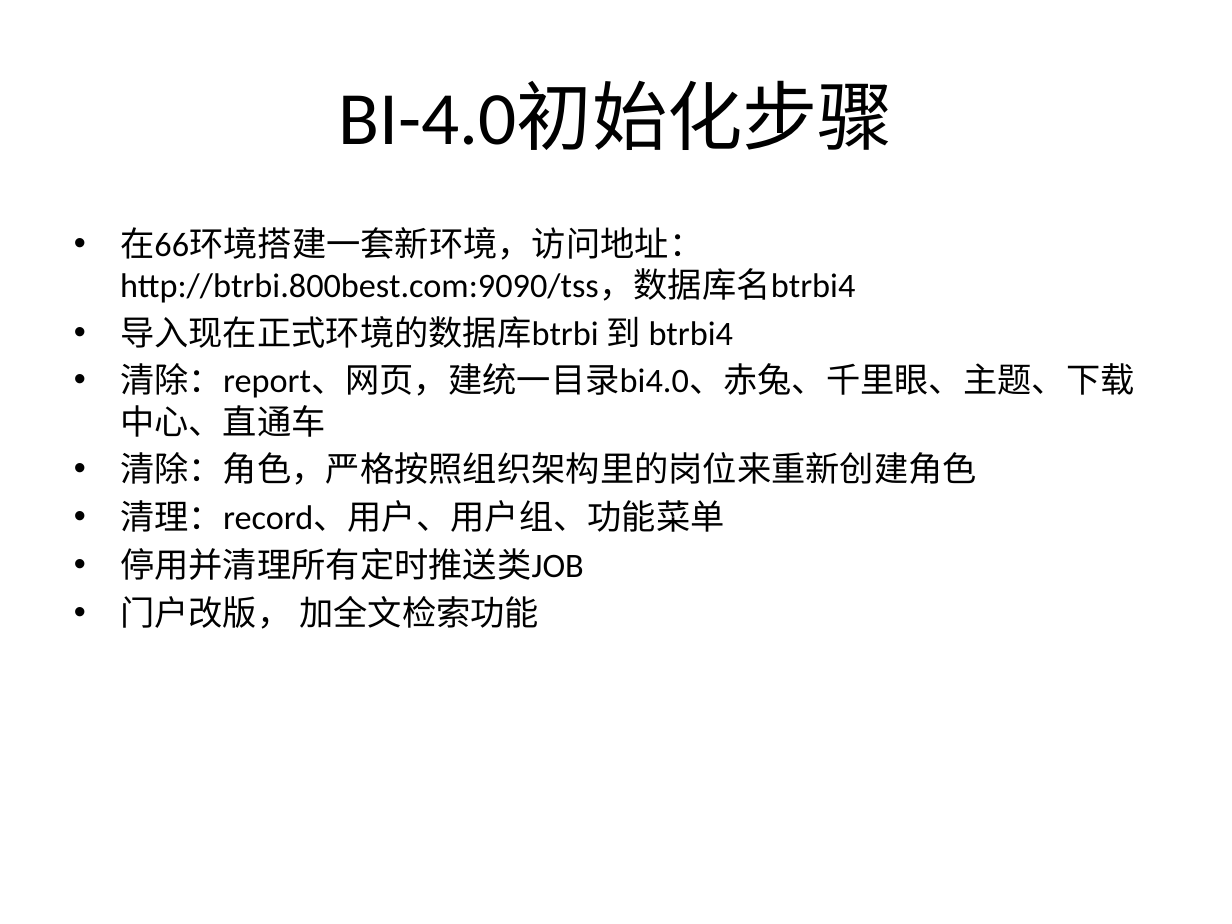
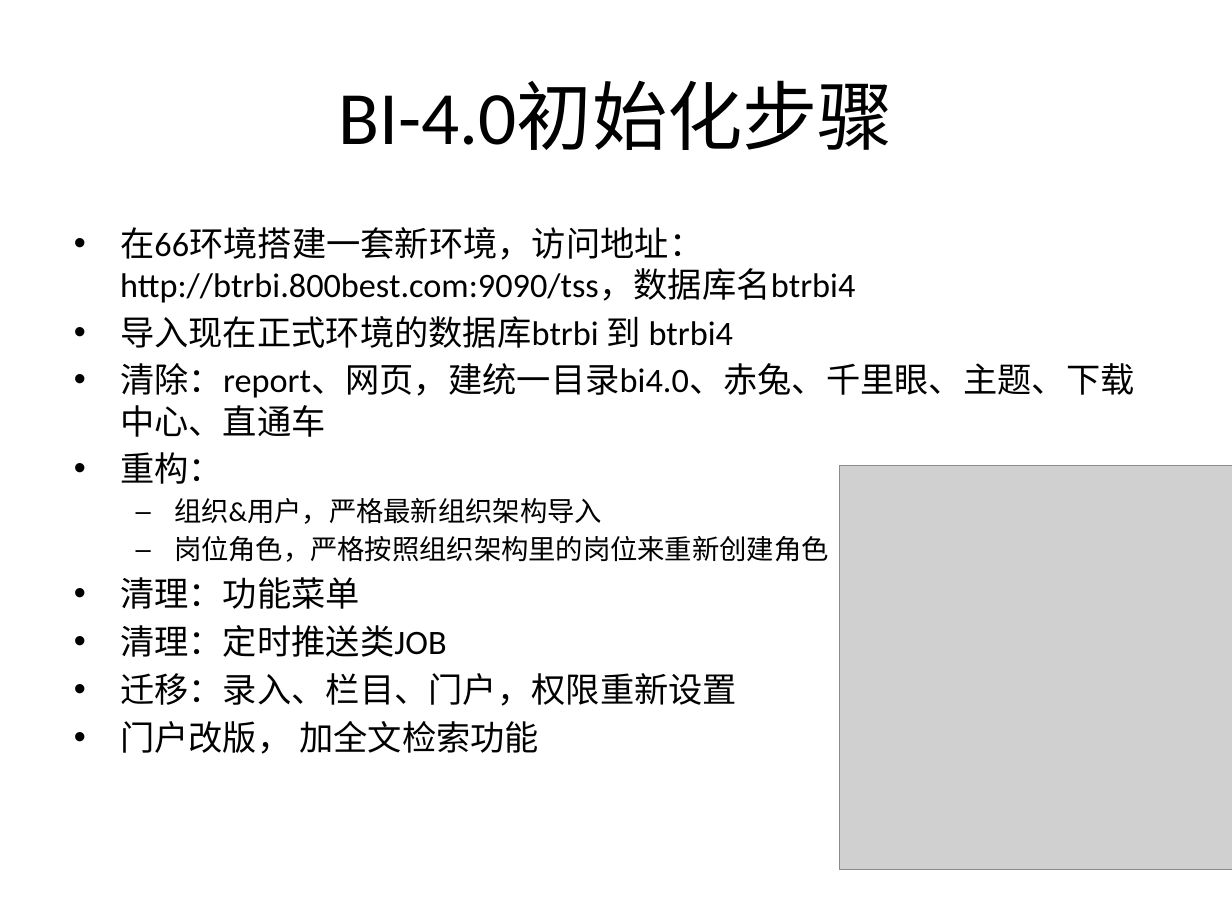
Before and after one commit to boubei-com/boubei-learn, a slide deck: slide 3 of doc/BI-4.0.pptx. Drawn at 1232x924 pixels with LibreOffice and Linux fonts; fonts in the diff are those of the drawing; grey boxes stand for pictures. Boxes give left, top, right and bottom in pixels: in the first picture for what was removed or moved away, otherwise in the second. Text is boxed around its words. In the diff, an @@ line names an element or a change of style, - is before the commit and + after.

```diff
--- a/doc/BI-4.0.pptx
+++ b/doc/BI-4.0.pptx
@@ text at (x1=120, y1=452, x2=829, y2=706): text changed; size 20 to 16 pt @@
-• 清除：角色，严格按照组织架构里的岗位来重新创建角色
-• 清理：record、用户、用户组、功能菜单
-• 停用并清理所有定时推送类JOB
+• 重构：
+  – 组织&用户，严格最新组织架构导入
+  – 岗位角色，严格按照组织架构里的岗位来重新创建角色
+• 清理：功能菜单
+• 清理：定时推送类JOB
+• 迁移：录入、栏目、门户，权限重新设置
@@ picture added at (x1=839, y1=466, x2=1232, y2=870) @@
```
Also in this commit, not shown: 1 other slide changed, 1 slide added, 9 other files.
